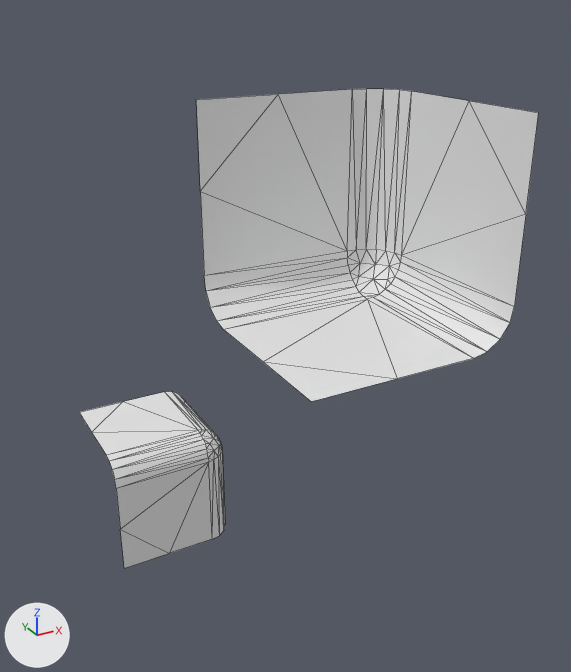
What one commit did to the OBJ model workshops/w6_polygonization/data/bmc/bmc_tiles/t_065.obj.
Camera for both pictures: a 50 mm camera at (-0.842, -1.071, 0.609) aimed at (-0.23, 0.043, 0.053). Arrows for +X, +Y and +Z are at lower left; the lights stay in place. Mesh edges are drawn as thin lines. Where no turn or scale is listed for an object, it has been applied to the vertices.

The older version as bpy lines, for what is in view:
```python
me_t_065 = bpy.data.meshes.new('t_065')
me_t_065.from_pydata(...)  # 104 vertices, 156 faces; spans x -0.5..-0.25, y -0.5..0.5, z -0.5..0.5
ob_t_065 = bpy.data.objects.new('t_065', me_t_065)
ob_t_065.location = (0.0, 0.0, 0.0)
```
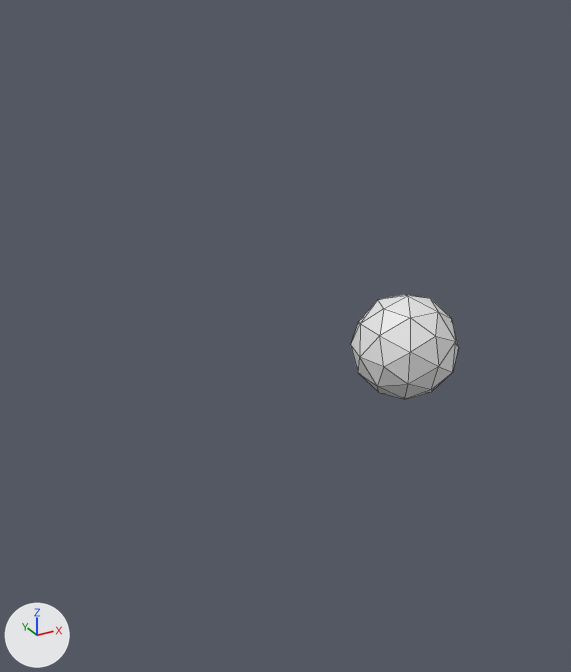
What differs and where, as boxes [x1, y1, x2, y2] in the pictures (571 x 672 px):
't_065', reshaped (76% narrower, 78% shorter)
    before: [79, 89, 538, 568]
    after: [351, 294, 459, 399]
part 1 of me_t_065, added
    after: [351, 294, 459, 399]
part 2 of me_t_065, deleted
    before: [196, 89, 538, 402]
part 3 of me_t_065, deleted
    before: [79, 391, 225, 568]

The change, as a diff of the scene's bpy script:
```diff
--- a/workshops/w6_polygonization/data/bmc/bmc_tiles/t_065.obj.py
+++ b/workshops/w6_polygonization/data/bmc/bmc_tiles/t_065.obj.py
@@ me_t_065 @@
 me_t_065.from_pydata(...)  # 104 vertices, 156 faces; spans x -0.5..-0.25, y -0.5..0.5, z -0.5..0.5
 # used by ob_t_065; location = (0.0, 0.0, 0.0)
+# me_t_065 part 1: a new loose piece, an icosphere of 80 faces spanning x -0.1..0.1, y -0.1..0.1, z -0.1..0.1
+# me_t_065 part 2: the loose piece of 52 vertices spanning x -0.5..-0.25, y -0.5..-0.25, z 0.25..0.5 is deleted
+# me_t_065 part 3: the loose piece of 52 vertices spanning x -0.5..-0.25, y 0.25..0.5, z -0.5..-0.25 is deleted
```
